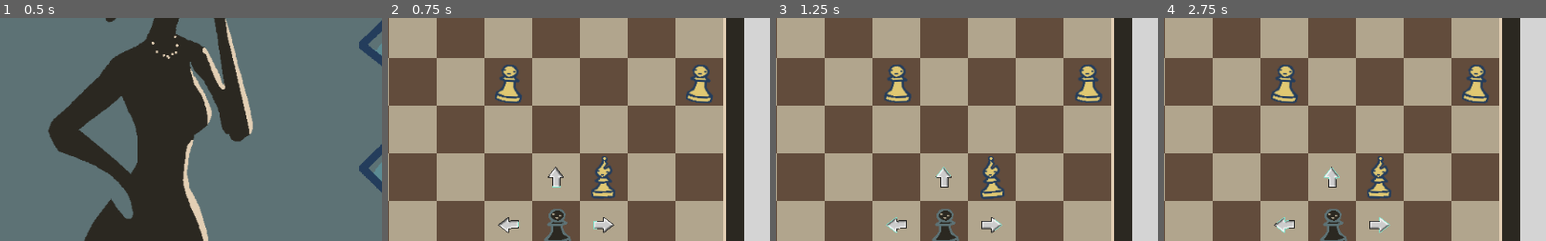
Above: before the commit, frames 1-4 (left to right).
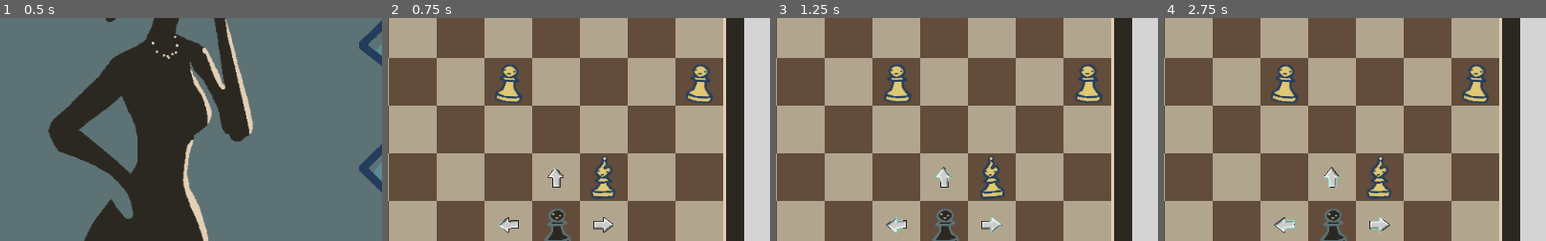
Above: after the commit, the same moments.

Repository: Windastella/ScribbleJam
Game: Godot game, scene res://Scenes/Main.tscn
The game is run twice, just before and just after one commit, with the same random seed, the same clock (stepped at 60 frames per second) and the same inputs.
Inputs (mouse positions are % of the whole screen's width and height, from its top left):
- Up to frame 1 (0.5 s): no input
- Up to frame 2 (0.75 s): click (75, 19) at 0.5 s
- Up to frame 3 (1.25 s): no input
- Up to frame 4 (2.75 s): move the mouse to (41, 88) at 1.27 s; click (41, 88) at 1.42 s; move the mouse to (34, 88) at 2.02 s; click (34, 88) at 2.17 s
The pictures show only the part of the screen within x 12-62%, y 42-92%; the shares and areas given below are measured in that part.

Frame 1 is identical in both runs. In frame 2, less than 0.1% of the frame differs, in the area x 28-60%, y 66-95%; in frame 3, 0.1%; in frame 4, 0.2%, in the area x 29-60%, y 67-97%.

Commit message:
reset_level fix

Diff:
--- a/Scenes/Player.tscn
+++ b/Scenes/Player.tscn
@@ -118,7 +118,7 @@
 
 [node name="Sprite" type="AnimatedSprite" parent="Arrows/Right"]
 frames = SubResource( 22 )
-frame = 19
+frame = 15
 speed_scale = 5.0
 playing = true
 
@@ -131,7 +131,7 @@
 [node name="Sprite" type="AnimatedSprite" parent="Arrows/Left"]
 rotation = 3.14159
 frames = SubResource( 22 )
-frame = 17
+frame = 13
 speed_scale = 5.0
 playing = true
 
@@ -144,7 +144,7 @@
 [node name="Sprite" type="AnimatedSprite" parent="Arrows/Up"]
 rotation = -1.5708
 frames = SubResource( 22 )
-frame = 18
+frame = 14
 speed_scale = 5.0
 playing = true
 
--- a/Scripts/Level.gd
+++ b/Scripts/Level.gd
@@ -1,6 +1,7 @@
 extends Node2D
 
 signal change_level
+signal reset_level
 
 enum PIECES {KING, QUEEN, ROOK, KNIGHT, BISHOP, PAWN}
 export (PIECES) var answer = PIECES.KING;
@@ -12,9 +13,8 @@
 	# correct
 	if(answer == piece):
 		emit_signal("change_level", next_level);
-	# incorrect
 	else:
-		get_tree().reload_current_scene();
+		emit_signal("reset_level");
 
 func _on_King_pressed():
 	_answer(PIECES.KING);
--- a/Scripts/Main.gd
+++ b/Scripts/Main.gd
@@ -1,10 +1,12 @@
 extends Node2D
 
 export(PackedScene) var initial_scene;
+var current_scene : PackedScene;
 
 export(AudioStream) var start_sound;
 export(AudioStream) var credit_sound;
 export(AudioStream) var quit_sound;
+
 
 func _ready():
 	$AnimationPlayer.play("Default");
@@ -21,15 +23,19 @@
 	_remove_level();
 	_init_level(scene);
 
+func _on_reset_level():
+	_remove_level();
+	_init_level(current_scene);
+
 func _remove_level():
-	$Level.free();
-	var container = Node2D.new();
-	container.name = "Level";
-	add_child(container);
+	for child in $Level.get_children():
+		child.queue_free();
 
 func _init_level(scene):
+	current_scene = scene;
 	var level = scene.instance();
 	level.connect("change_level",self,"_on_next_level");
+	level.connect("reset_level",self,"_on_reset_level");
 	$Level.add_child(level);
 
 
